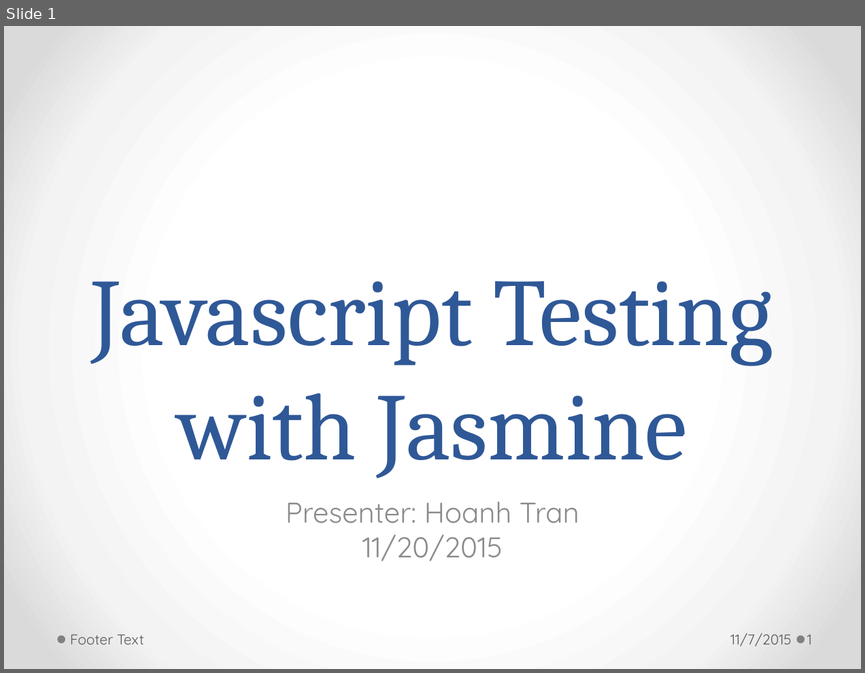
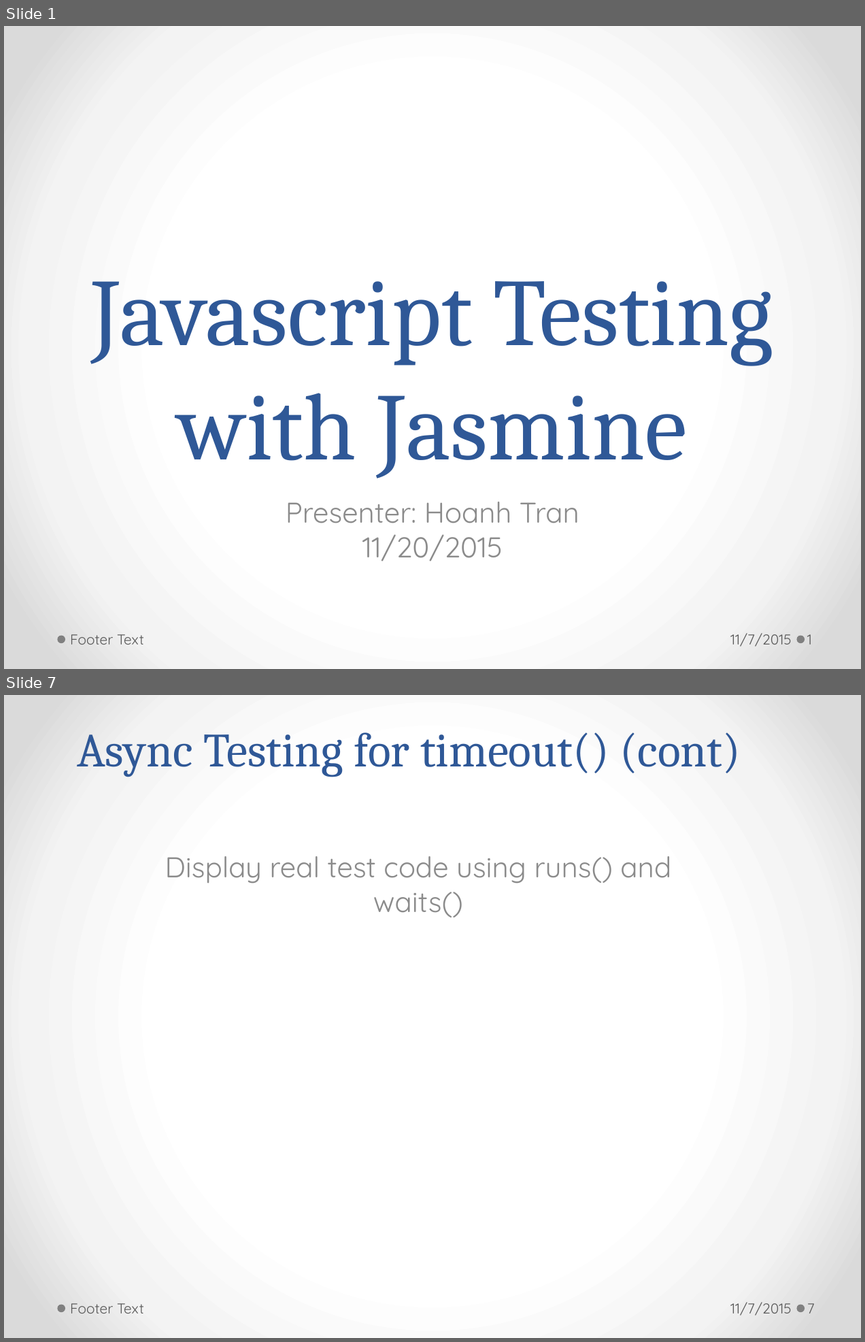
Before and after one commit to h-t-tran/work, a slide deck: brownbag/jamine/tech-presentation-jasmine.pptx. Shown one above the other, each under a label of ours: slide 1 before the commit, slides 1 and 7 after it; the slides between them are not shown. The pictures are 865x673 and 865x1342 pixels, drawn with LibreOffice and Linux fonts; fonts in the diff are those of the drawing. Boxes give left, top, right and bottom in pixels: in the first picture for what was removed or moved away, otherwise in the second. Text is boxed around its words. In the diff, an @@ line names an element or a change of style, - is before the commit and + after.

```diff
--- a/brownbag/jamine/tech-presentation-jasmine.pptx
+++ b/brownbag/jamine/tech-presentation-jasmine.pptx
@@ slide 7 added at <box>4,695,861,1338</box>, background gradient #FFFFFF to #F4F4F4 to #DADADA; not listed: 2 template elements that a slide beside it also shows @@
@@ title added at <box>77,732,740,777</box>, 40 pt, text #2F5897 @@
+Async Testing for timeout() (cont)
@@ subtitle added at <box>165,856,671,917</box>, 24 pt, text #8C8C8C @@
+Display real test code using runs() and waits()
@@ text added at <box>70,1303,144,1313</box>, 12 pt, text #595959 @@
+Footer Text
@@ text added at <box>730,1302,791,1315</box>, 12 pt, text #595959 @@
+11/7/2015
@@ page number added at <box>807,1303,815,1313</box>, 12 pt, text #595959 @@
+7
```
Also in this commit, not shown: 1 slide changed, 10 other slides added, 11 other files.
